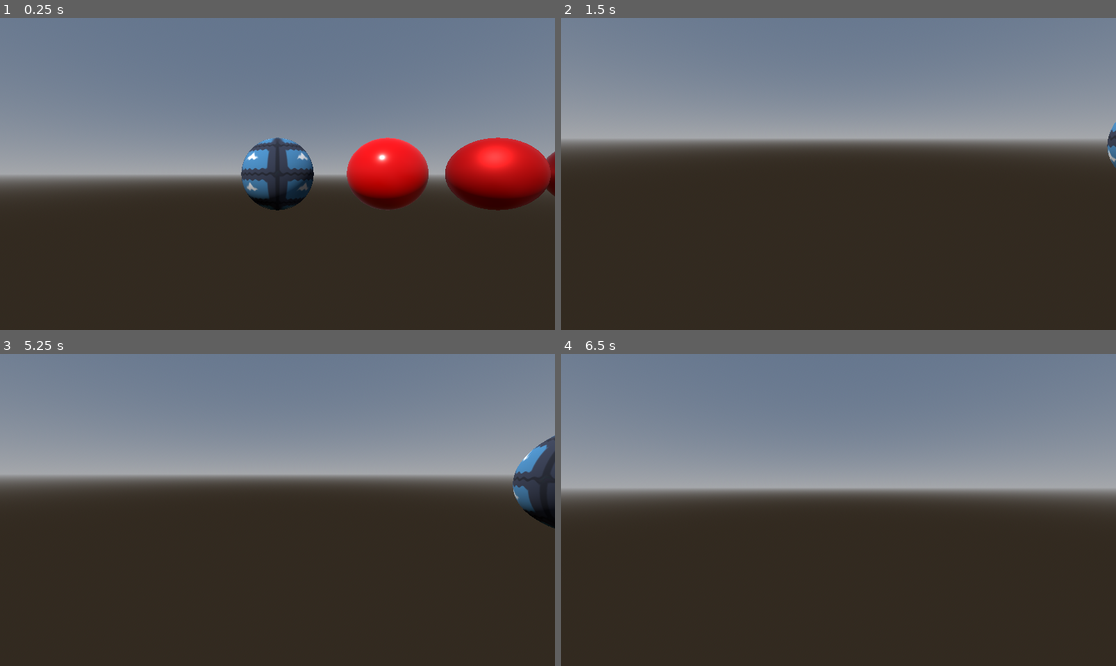
Above: before the commit, frames 1-4 (two rows, left to right).
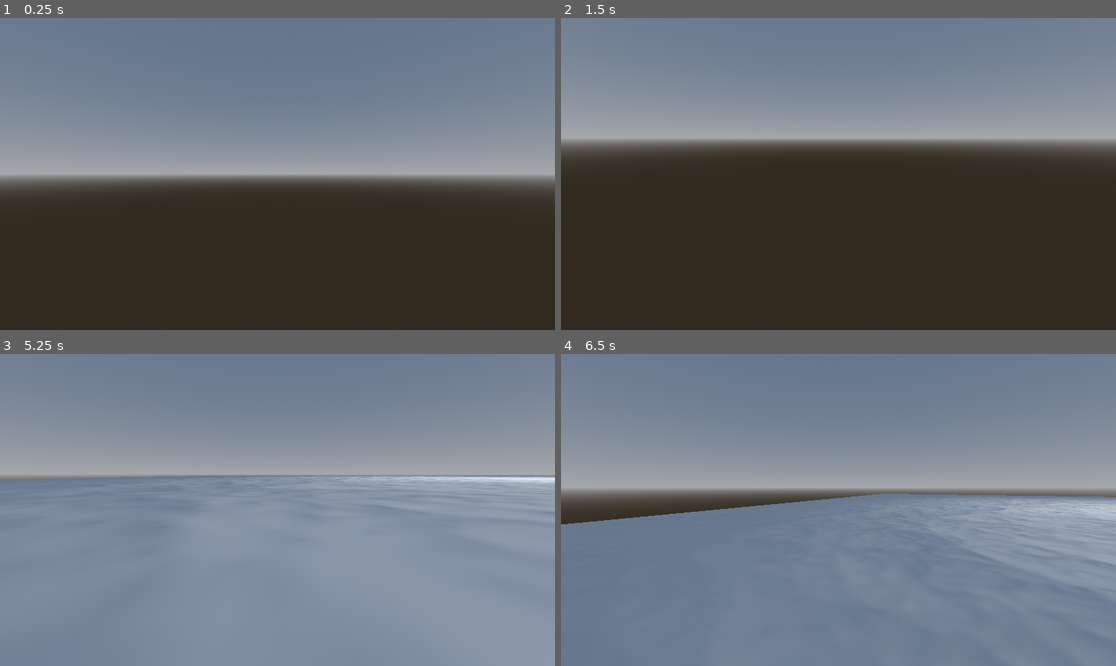
Above: after the commit, the same moments.

Repository: hperantunes/spatial-shaders-starter-project
Game: Godot game, scene res://scenes/spatial_shaders.tscn
Two runs of this game, one before a commit and one after it. Both use one fixed random seed, a clock stepped at 60 frames per second and the inputs below. The engine's default icon, where the game draws it, is replaced by a stand-in: a white triangle on a blue panel in a dark square.
Inputs (mouse positions are in pixels of both pictures, inside the frame that each line leads up to):
- Up to frame 1 (0.25 s): no input
- Up to frame 2 (1.5 s): tap Enter at 0.5 s; move the mouse to (960, 158) at 0.52 s; hold D (move_right) 0.53-1.28 s; hold Right mouse button (camera_move_mode) 0.53-1.28 s; click (960, 158) at 0.67 s; move the mouse to (810, 174) at 1.27 s; hold W (move_forward) from 1.28 s (still down); tap Shift (camera_speed_up) at 1.35 s
- Up to frame 3 (5.25 s): tap Space at 2, 3.5, 5 s; move the mouse to (333, 441) at 2.02 s; release W (move_forward) at 2.03 s; hold D (move_right) 2.03-2.78 s; click (333, 441) at 2.1 s; tap Enter at 2.75, 4.25 s; move the mouse to (249, 572) at 2.77 s; hold W (move_forward) 2.78-3.53 s; right-click (249, 572) at 2.85 s; click (249, 572) at 2.92 s; move the mouse to (444, 556) at 3.52 s; hold A (move_left) 3.53-5.03 s; tap Shift (camera_speed_up) at 3.6 s; move the mouse to (111, 463) at 4.27 s; click (111, 463) at 4.35 s; move the mouse to (305, 510) at 5.02 s; hold S (move_backward) from 5.03 s (still down); hold Right mouse button (camera_move_mode) from 5.03 s (still down); click (305, 510) at 5.17 s
- Up to frame 4 (6.5 s): move the mouse to (816, 503) at 5.77 s; release S (move_backward) at 5.78 s; release Right mouse button (camera_move_mode) at 5.78 s; hold D (move_right) from 5.78 s (still down); tap Shift (camera_speed_up) at 5.85 s

The runs differ from the first frame. In frame 1, 8.6% of the frame differs, in the area x 43-100%, y 38-62%; in frame 2, 0.2%; in frame 3, 61%, in the area x 0-100%, y 26-100%; in frame 4, 52%.

Commit message:
Lesson 4.10

Diff:
--- a/scenes/spatial_shaders.tscn
+++ b/scenes/spatial_shaders.tscn
@@ -7,6 +7,7 @@
 [ext_resource type="Shader" path="res://shaders/pbr.gdshader" id="5_agl3f"]
 [ext_resource type="Material" uid="uid://bm6ddw1flmm8i" path="res://shaders/converted.tres" id="6_i5103"]
 [ext_resource type="Shader" path="res://shaders/vertex.gdshader" id="7_5uvok"]
+[ext_resource type="Shader" path="res://shaders/water.gdshader" id="8_p1ne2"]
 
 [sub_resource type="ProceduralSkyMaterial" id="ProceduralSkyMaterial_7jfiy"]
 
@@ -66,6 +67,22 @@
 [sub_resource type="SphereMesh" id="SphereMesh_nem0n"]
 material = SubResource("ShaderMaterial_3jr1m")
 
+[sub_resource type="PlaneMesh" id="PlaneMesh_jauji"]
+size = Vector2(10, 10)
+
+[sub_resource type="FastNoiseLite" id="FastNoiseLite_a5wnh"]
+fractal_type = 2
+
+[sub_resource type="NoiseTexture2D" id="NoiseTexture2D_0nu7r"]
+seamless = true
+as_normal_map = true
+noise = SubResource("FastNoiseLite_a5wnh")
+
+[sub_resource type="ShaderMaterial" id="ShaderMaterial_iaeq8"]
+render_priority = 0
+shader = ExtResource("8_p1ne2")
+shader_parameter/normalmap_texture = SubResource("NoiseTexture2D_0nu7r")
+
 [node name="SpatialShaders" type="Node3D"]
 script = ExtResource("1_db346")
 
@@ -74,30 +91,44 @@
 
 [node name="DirectionalLight3D" type="DirectionalLight3D" parent="."]
 transform = Transform3D(0.80536, 0.463107, -0.370038, 0, 0.624234, 0.781237, 0.592787, -0.629177, 0.502733, 0, 3.69932, 0)
+visible = false
+
+[node name="OmniLight3D" type="OmniLight3D" parent="."]
+transform = Transform3D(1, 0, 0, 0, 1, 0, 0, 0, 1, 0, 1.5, 0)
 
 [node name="CameraController" parent="." instance=ExtResource("1_p4cbf")]
 transform = Transform3D(1, 0, 0, 0, 1, 0, 0, 0, 1, 0, 0, 2.85299)
 
 [node name="SphereExample" type="MeshInstance3D" parent="."]
 transform = Transform3D(-1, 0, -8.74228e-08, 0, 1, 0, 8.74228e-08, 0, -1, 0, 0, 0)
+visible = false
 mesh = SubResource("SphereMesh_5gdlg")
 
 [node name="SphereExample2" type="MeshInstance3D" parent="."]
 transform = Transform3D(-1, 0, -8.74228e-08, 0, 1, 0, 8.74228e-08, 0, -1, 1.5, 0, 0)
+visible = false
 mesh = SubResource("SphereMesh_jq5t7")
 
 [node name="SphereExample3" type="MeshInstance3D" parent="."]
 transform = Transform3D(-1, 0, -8.74228e-08, 0, 1, 0, 8.74228e-08, 0, -1, 3, 0, 0)
+visible = false
 mesh = SubResource("SphereMesh_8nmdt")
 
 [node name="SphereExample4" type="MeshInstance3D" parent="."]
 transform = Transform3D(-1, 0, -8.74228e-08, 0, 1, 0, 8.74228e-08, 0, -1, 4.5, 0, 0)
+visible = false
 mesh = SubResource("SphereMesh_fsw5f")
 
 [node name="SphereExample5" type="MeshInstance3D" parent="."]
 transform = Transform3D(-1, 0, -8.74228e-08, 0, 1, 0, 8.74228e-08, 0, -1, 6, 0, 0)
+visible = false
 mesh = SubResource("SphereMesh_scwnk")
 
 [node name="SphereExample6" type="MeshInstance3D" parent="."]
 transform = Transform3D(-1, 0, -8.74228e-08, 0, 1, 0, 8.74228e-08, 0, -1, 7.5, 0, 0)
+visible = false
 mesh = SubResource("SphereMesh_nem0n")
+
+[node name="Water" type="MeshInstance3D" parent="."]
+mesh = SubResource("PlaneMesh_jauji")
+surface_material_override/0 = SubResource("ShaderMaterial_iaeq8")
--- /dev/null
+++ b/shaders/water.gdshader
@@ -0,0 +1,9 @@
+shader_type spatial;
+
+uniform sampler2D normalmap_texture: repeat_enable, filter_linear;
+
+void fragment()
+{
+	vec3 normal = texture(normalmap_texture, UV).rgb;
+	NORMAL_MAP = normal;
+}
Binary file added: assets/Image0002.png
Not shown, added: assets/Image0002.png.import
Not shown: 1 places in scenes/spatial_shaders.tscn that only renumber resources
